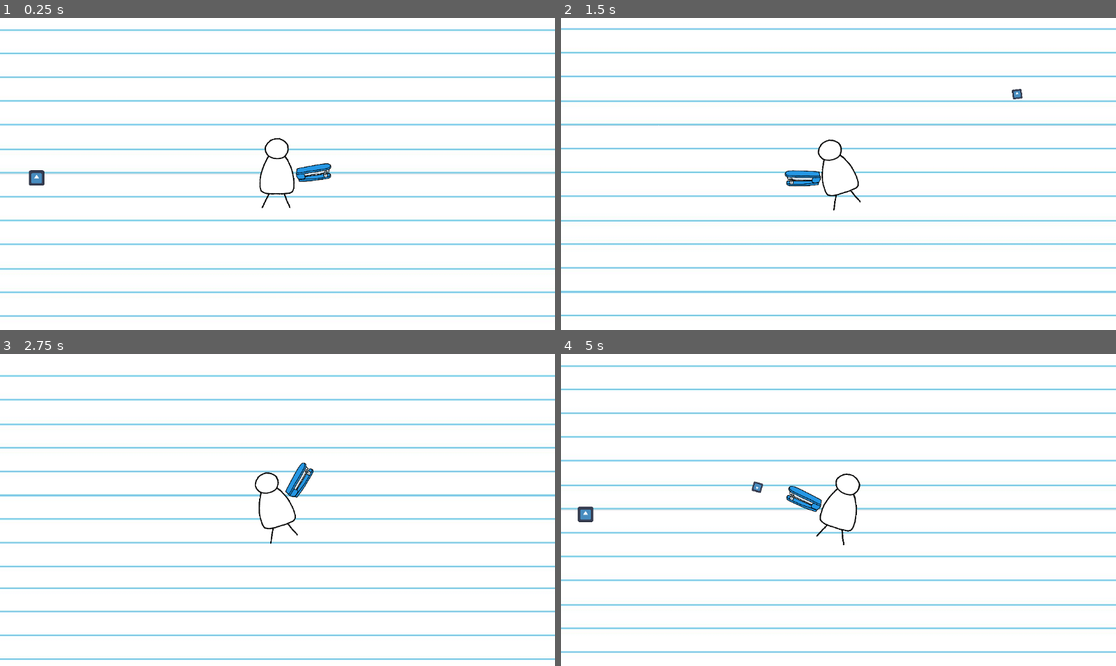
Above: before the commit, frames 1-4 (two rows, left to right).
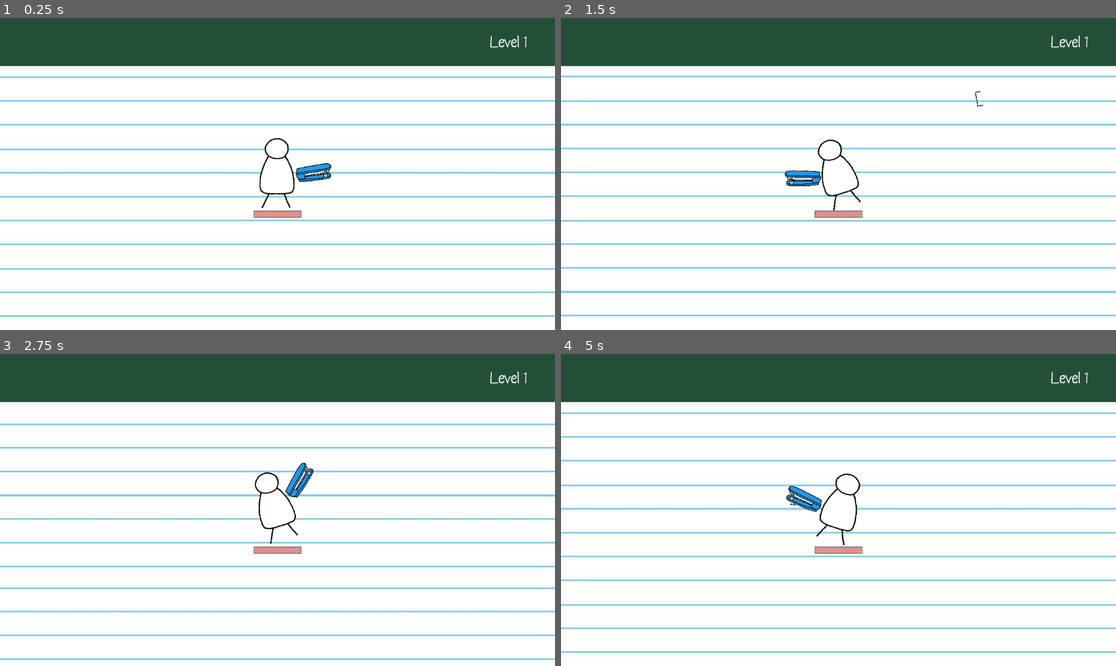
Above: after the commit, the same moments.

Repository: nandedeska/doodle-game
Game: Godot game, scene res://scenes/main.tscn
The game is run twice, just before and just after one commit, with the same random seed, the same clock (stepped at 60 frames per second) and the same inputs. The engine's default icon, where the game draws it, is replaced by a stand-in: a white triangle on a blue panel in a dark square.
Inputs (mouse positions are in pixels of both pictures, inside the frame that each line leads up to):
- Up to frame 1 (0.25 s): no input
- Up to frame 2 (1.5 s): move the mouse to (960, 158) at 0.52 s; hold D (right) 0.53-1.28 s; move the mouse to (727, 189) at 1.27 s; hold S (down) from 1.28 s (still down)
- Up to frame 3 (2.75 s): move the mouse to (333, 441) at 2.02 s; release S (down) at 2.03 s; hold D (right) from 2.03 s (still down)
- Up to frame 4 (5 s): move the mouse to (810, 572) at 2.77 s; release D (right) at 2.78 s; hold W (up) 2.78-3.53 s; move the mouse to (1005, 556) at 3.52 s; hold A (left) from 3.53 s (still down); move the mouse to (672, 463) at 4.27 s

The runs differ from the first frame. In frame 1, 16% of the frame differs, in the area x 0-100%, y 0-65%; in frame 2, 16%; in frame 3, 16%; in frame 4, 16%.

Commit message:
added features for culminating project presentation

Diff:
--- /dev/null
+++ b/loot.gd
@@ -0,0 +1,5 @@
+extends Area2D
+
+var player : CharacterBody2D
+var in_player_range := false
+var xp_value := 0
--- a/project.godot
+++ b/project.godot
@@ -62,6 +62,10 @@
 ]
 }
 
+[layer_names]
+
+2d_physics/layer_1="Enemy To Enemy"
+
 [rendering]
 
 renderer/rendering_method="mobile"
--- /dev/null
+++ b/scenes/apple.tscn
@@ -0,0 +1,22 @@
+[gd_scene load_steps=4 format=3 uid="uid://c0tvu3s62dwj6"]
+
+[ext_resource type="Script" path="res://scripts/hover.gd" id="1_8lnb7"]
+[ext_resource type="Texture2D" uid="uid://b2ian43sptvd" path="res://sprites/apple.png" id="1_l6uh5"]
+
+[sub_resource type="CircleShape2D" id="CircleShape2D_lbq3b"]
+radius = 20.0
+
+[node name="Apple" type="Area2D" groups=["loot"]]
+collision_layer = 16
+collision_mask = 0
+monitoring = false
+script = ExtResource("1_8lnb7")
+amplitude = 10.0
+frequency = 2.0
+
+[node name="Sprite2D" type="Sprite2D" parent="."]
+scale = Vector2(0.15, 0.15)
+texture = ExtResource("1_l6uh5")
+
+[node name="CollisionShape2D" type="CollisionShape2D" parent="."]
+shape = SubResource("CircleShape2D_lbq3b")
--- a/scenes/bullet.tscn
+++ b/scenes/bullet.tscn
@@ -1,9 +1,10 @@
 [gd_scene load_steps=4 format=3 uid="uid://bls2rkctw2oqw"]
 
 [ext_resource type="Script" path="res://scripts/bullet.gd" id="1_wls60"]
-[ext_resource type="Texture2D" uid="uid://cg7mido0r53vr" path="res://sprites/icon.svg" id="2_icmuc"]
+[ext_resource type="Texture2D" uid="uid://chmhubobyixxv" path="res://sprites/staple.png" id="2_c4yf1"]
 
 [sub_resource type="RectangleShape2D" id="RectangleShape2D_tqw2g"]
+size = Vector2(10, 30)
 
 [node name="Bullet" type="Area2D" groups=["bullet"]]
 collision_layer = 4
@@ -14,7 +15,8 @@
 shape = SubResource("RectangleShape2D_tqw2g")
 
 [node name="Sprite2D" type="Sprite2D" parent="."]
-scale = Vector2(0.15625, 0.15625)
-texture = ExtResource("2_icmuc")
+rotation = -0.0349066
+scale = Vector2(0.05, 0.05)
+texture = ExtResource("2_c4yf1")
 
 [connection signal="area_entered" from="." to="." method="_on_area_entered"]
--- a/scenes/main.tscn
+++ b/scenes/main.tscn
@@ -8,7 +8,11 @@
 [ext_resource type="Shader" uid="uid://duckv0vxw77ug" path="res://shaders/background.tres" id="5_vn3ma"]
 [ext_resource type="Script" path="res://scripts/bullet_counter.gd" id="7_eayxm"]
 [ext_resource type="Material" uid="uid://cns7uxy32dsfe" path="res://shaders/doodle_material.tres" id="9_7erps"]
-[ext_resource type="FontFile" uid="uid://d4dkao41m22v2" path="res://fonts/Have Idea.otf" id="10_6011a"]
+[ext_resource type="Texture2D" uid="uid://d1cltaqyc1656" path="res://sprites/bar_outline.png" id="9_plgmp"]
+[ext_resource type="FontFile" uid="uid://5jg61lxrege6" path="res://fonts/His Heart is Mine.ttf" id="9_snky4"]
+[ext_resource type="Texture2D" uid="uid://cox6f8x4wuwbs" path="res://sprites/hp_bar_fill.png" id="10_w2cdl"]
+[ext_resource type="Texture2D" uid="uid://dmhupxbcyysi" path="res://sprites/xp_bar_bg.png" id="11_4qxqo"]
+[ext_resource type="Texture2D" uid="uid://ikaa8o87uiby" path="res://sprites/xp_bar_fill.png" id="11_5ay4n"]
 
 [sub_resource type="ShaderMaterial" id="ShaderMaterial_vxnma"]
 shader = ExtResource("5_vn3ma")
@@ -16,8 +20,12 @@
 [sub_resource type="LabelSettings" id="LabelSettings_s2l0b"]
 font_color = Color(0, 0, 0, 1)
 
+[sub_resource type="LabelSettings" id="LabelSettings_ljn1a"]
+font = ExtResource("9_snky4")
+font_size = 32
+
 [sub_resource type="LabelSettings" id="LabelSettings_5enre"]
-font = ExtResource("10_6011a")
+font = ExtResource("9_snky4")
 font_size = 45
 
 [node name="Main" type="Node2D"]
@@ -25,6 +33,7 @@
 
 [node name="HoverObject" type="Node2D" parent="."]
 process_mode = 1
+visible = false
 script = ExtResource("1_605hu")
 amplitude = 10.0
 frequency = 2.0
@@ -169,6 +178,50 @@
 label_settings = SubResource("LabelSettings_s2l0b")
 horizontal_alignment = 1
 
+[node name="HP_Bar" type="TextureProgressBar" parent="CanvasLayer"]
+self_modulate = Color(1, 1, 1, 0.501961)
+material = ExtResource("9_7erps")
+anchors_preset = 8
+anchor_left = 0.5
+anchor_top = 0.5
+anchor_right = 0.5
+anchor_bottom = 0.5
+offset_left = -50.0
+offset_top = 76.0
+offset_right = 50.0
+offset_bottom = 91.0
+grow_horizontal = 2
+grow_vertical = 2
+max_value = 50.0
+value = 50.0
+texture_over = ExtResource("9_plgmp")
+texture_progress = ExtResource("10_w2cdl")
+
+[node name="XP_Bar" type="TextureProgressBar" parent="CanvasLayer"]
+material = ExtResource("9_7erps")
+anchors_preset = 5
+anchor_left = 0.5
+anchor_right = 0.5
+offset_left = -960.0
+offset_right = 960.0
+offset_bottom = 100.0
+grow_horizontal = 2
+max_value = 50.0
+value = 50.0
+texture_under = ExtResource("11_4qxqo")
+texture_progress = ExtResource("11_5ay4n")
+
+[node name="Level_Text" type="Label" parent="CanvasLayer"]
+anchors_preset = 1
+anchor_left = 1.0
+anchor_right = 1.0
+offset_left = -136.0
+offset_bottom = 100.0
+grow_horizontal = 0
+text = "Level 1"
+label_settings = SubResource("LabelSettings_ljn1a")
+vertical_alignment = 1
+
 [node name="UpgradePanel" type="Panel" parent="CanvasLayer"]
 visible = false
 anchors_preset = 8
@@ -184,7 +237,6 @@
 grow_vertical = 2
 
 [node name="Label" type="Label" parent="CanvasLayer/UpgradePanel"]
-material = ExtResource("9_7erps")
 layout_mode = 1
 anchors_preset = 5
 anchor_left = 0.5
--- a/scenes/player.tscn
+++ b/scenes/player.tscn
@@ -44,18 +44,19 @@
 "player_walk": SubResource("Animation_wutq3")
 }
 
+[sub_resource type="CircleShape2D" id="CircleShape2D_73l3r"]
+radius = 300.0
+
 [sub_resource type="ShaderMaterial" id="ShaderMaterial_knkgn"]
 
 [sub_resource type="CapsuleShape2D" id="CapsuleShape2D_cipva"]
 radius = 20.0
 height = 84.0
 
-[sub_resource type="CircleShape2D" id="CircleShape2D_73l3r"]
-radius = 300.0
-
 [node name="Player" type="CharacterBody2D" groups=["player"]]
 collision_layer = 2
-collision_mask = 2
+collision_mask = 6
+motion_mode = 1
 script = ExtResource("1_qhial")
 speed = 5.0
 
@@ -77,17 +78,33 @@
 [node name="Stapler" parent="." instance=ExtResource("4_ylj3o")]
 position = Vector2(64, 10)
 
-[node name="CollisionShape2D" type="CollisionShape2D" parent="."]
+[node name="XP_Bounds" type="Area2D" parent="."]
+collision_layer = 0
+collision_mask = 8
+monitorable = false
+
+[node name="CollisionShape2D" type="CollisionShape2D" parent="XP_Bounds"]
+shape = SubResource("CircleShape2D_73l3r")
+
+[node name="PlayerHitbox" type="Area2D" parent="."]
+collision_layer = 0
+collision_mask = 18
+monitorable = false
+
+[node name="CollisionShape2D" type="CollisionShape2D" parent="PlayerHitbox"]
 material = SubResource("ShaderMaterial_knkgn")
 position = Vector2(0, -5)
 shape = SubResource("CapsuleShape2D_cipva")
 
-[node name="Area2D" type="Area2D" parent="."]
-collision_layer = 0
-collision_mask = 8
-monitorable = false
+[node name="InvincibilityTimer" type="Timer" parent="PlayerHitbox"]
+wait_time = 0.5
+one_shot = true
 
-[node name="CollisionShape2D" type="CollisionShape2D" parent="Area2D"]
-shape = SubResource("CircleShape2D_73l3r")
+[node name="LootInterval" type="Timer" parent="."]
+wait_time = 30.0
+autostart = true
 
-[connection signal="area_entered" from="Area2D" to="." method="_on_area_2d_area_entered"]
+[connection signal="area_entered" from="XP_Bounds" to="." method="_on_area_2d_area_entered"]
+[connection signal="area_entered" from="PlayerHitbox" to="." method="_on_player_hitbox_area_entered"]
+[connection signal="timeout" from="PlayerHitbox/InvincibilityTimer" to="." method="_on_invincibility_timer_timeout"]
+[connection signal="timeout" from="LootInterval" to="." method="_on_loot_interval_timeout"]
--- /dev/null
+++ b/scenes/purple_enemy.tscn
@@ -0,0 +1,38 @@
+[gd_scene load_steps=6 format=3 uid="uid://tabf5msi00c5"]
+
+[ext_resource type="Script" path="res://scripts/enemy.gd" id="1_je6t8"]
+[ext_resource type="Material" uid="uid://cns7uxy32dsfe" path="res://shaders/doodle_material.tres" id="2_ongev"]
+[ext_resource type="Texture2D" uid="uid://d3lxxo033j5wf" path="res://sprites/enemy_1.png" id="3_1e3x4"]
+
+[sub_resource type="CircleShape2D" id="CircleShape2D_rx1lu"]
+
+[sub_resource type="RectangleShape2D" id="RectangleShape2D_v084q"]
+size = Vector2(64, 90)
+
+[node name="Enemy" type="RigidBody2D"]
+gravity_scale = 0.0
+lock_rotation = true
+script = ExtResource("1_je6t8")
+
+[node name="Sprite2D" type="Sprite2D" parent="."]
+y_sort_enabled = true
+material = ExtResource("2_ongev")
+scale = Vector2(0.25, 0.25)
+texture = ExtResource("3_1e3x4")
+
+[node name="Collider" type="CollisionShape2D" parent="."]
+shape = SubResource("CircleShape2D_rx1lu")
+
+[node name="Knockback Timer" type="Timer" parent="."]
+wait_time = 0.25
+
+[node name="Hitbox" type="Area2D" parent="." groups=["enemy"]]
+collision_layer = 2
+collision_mask = 0
+monitoring = false
+
+[node name="CollisionShape2D" type="CollisionShape2D" parent="Hitbox"]
+shape = SubResource("RectangleShape2D_v084q")
+
+[connection signal="timeout" from="Knockback Timer" to="." method="_on_knockback_timer_timeout"]
+[connection signal="body_entered" from="Hitbox" to="." method="_on_hitbox_body_entered"]
--- a/scenes/stapler.tscn
+++ b/scenes/stapler.tscn
@@ -12,7 +12,7 @@
 flip_h = true
 script = ExtResource("3_0uvna")
 orbit_radius = 75.0
-bullet_spawn_offset = Vector2(100, 0)
+bullet_spawn_offset = Vector2(20, 0)
 bullet_damage = 20
 knockback_power = 200.0
 
--- a/scenes/upgrade_option.tscn
+++ b/scenes/upgrade_option.tscn
@@ -2,16 +2,18 @@
 
 [ext_resource type="Texture2D" uid="uid://cg7mido0r53vr" path="res://sprites/icon.svg" id="1_njd7b"]
 [ext_resource type="Script" path="res://scripts/upgrade_option.gd" id="1_onnu4"]
-[ext_resource type="Material" uid="uid://cns7uxy32dsfe" path="res://shaders/doodle_material.tres" id="2_3e8ml"]
 [ext_resource type="FontFile" uid="uid://d4dkao41m22v2" path="res://fonts/Have Idea.otf" id="3_5glci"]
+[ext_resource type="FontFile" uid="uid://5jg61lxrege6" path="res://fonts/His Heart is Mine.ttf" id="5_qax7i"]
 
 [sub_resource type="Theme" id="Theme_f3o7f"]
 
 [sub_resource type="LabelSettings" id="LabelSettings_f1w3t"]
+font = ExtResource("5_qax7i")
 font_size = 24
 font_color = Color(0, 0, 0, 1)
 
 [sub_resource type="LabelSettings" id="LabelSettings_ec45n"]
+font = ExtResource("5_qax7i")
 font_color = Color(0, 0, 0, 1)
 
 [node name="UpgradeOption" type="ColorRect"]
@@ -28,7 +30,6 @@
 grow_horizontal = 2
 grow_vertical = 2
 theme = SubResource("Theme_f3o7f")
-color = Color(0.54902, 0.54902, 0.54902, 1)
 script = ExtResource("1_onnu4")
 
 [node name="UpgradeButton" type="Button" parent="."]
@@ -51,7 +52,7 @@
 offset_right = 95.0
 offset_bottom = 37.5
 grow_vertical = 2
-color = Color(0, 0, 0, 1)
+color = Color(0.772549, 0.8, 0.913725, 1)
 
 [node name="UpgradeIcon" type="TextureRect" parent="ColorRect"]
 layout_mode = 1
@@ -70,11 +71,10 @@
 expand_mode = 2
 
 [node name="DisplayName" type="Label" parent="."]
-material = ExtResource("2_3e8ml")
 layout_mode = 1
-offset_left = 100.0
+offset_left = 110.0
 offset_top = 12.0
-offset_right = 430.0
+offset_right = 440.0
 offset_bottom = 50.0
 size_flags_vertical = 0
 theme_override_fonts/font = ExtResource("3_5glci")
@@ -83,11 +83,10 @@
 vertical_alignment = 1
 
 [node name="Description" type="Label" parent="."]
-material = ExtResource("2_3e8ml")
 layout_mode = 2
-offset_left = 100.0
+offset_left = 110.0
 offset_top = 50.0
-offset_right = 430.0
+offset_right = 440.0
 offset_bottom = 79.0
 size_flags_vertical = 0
 theme_override_fonts/font = ExtResource("3_5glci")
--- a/scenes/xp_orb.tscn
+++ b/scenes/xp_orb.tscn
@@ -1,7 +1,7 @@
 [gd_scene load_steps=4 format=3 uid="uid://d0fv1ubbw67a2"]
 
-[ext_resource type="Texture2D" uid="uid://cg7mido0r53vr" path="res://sprites/icon.svg" id="1_rhf1m"]
 [ext_resource type="Script" path="res://scripts/xp_orb.gd" id="2_cj4b3"]
+[ext_resource type="Texture2D" uid="uid://dnhcpbpuv1owy" path="res://sprites/xp_orb.png" id="2_g65nn"]
 
 [sub_resource type="CircleShape2D" id="CircleShape2D_faeff"]
 radius = 64.0078
@@ -14,7 +14,8 @@
 script = ExtResource("2_cj4b3")
 
 [node name="Sprite2D" type="Sprite2D" parent="."]
-texture = ExtResource("1_rhf1m")
+scale = Vector2(0.3, 0.3)
+texture = ExtResource("2_g65nn")
 
 [node name="CollisionShape2D" type="CollisionShape2D" parent="."]
 shape = SubResource("CircleShape2D_faeff")
--- a/scenes/enemy.tscn
+++ b/scenes/yellow_enemy.tscn
@@ -1,26 +1,28 @@
-[gd_scene load_steps=6 format=3 uid="uid://tabf5msi00c5"]
+[gd_scene load_steps=6 format=3 uid="uid://kttl6mal3w63"]
 
 [ext_resource type="Script" path="res://scripts/enemy.gd" id="1_mos0e"]
-[ext_resource type="Texture2D" uid="uid://cg7mido0r53vr" path="res://sprites/icon.svg" id="1_nncgs"]
 [ext_resource type="Material" uid="uid://cns7uxy32dsfe" path="res://shaders/doodle_material.tres" id="2_ongpq"]
+[ext_resource type="Texture2D" uid="uid://ckob356ak8b77" path="res://sprites/enemy_2.png" id="3_niqct"]
 
 [sub_resource type="CircleShape2D" id="CircleShape2D_rx1lu"]
 
 [sub_resource type="RectangleShape2D" id="RectangleShape2D_v084q"]
-size = Vector2(64, 116)
+size = Vector2(100, 120)
 
 [node name="Enemy" type="RigidBody2D"]
 gravity_scale = 0.0
 lock_rotation = true
 script = ExtResource("1_mos0e")
-xp_value = 10000
+health = 200
+speed = 30.0
+damage = 25
+xp_value = 40
 
 [node name="Sprite2D" type="Sprite2D" parent="."]
 y_sort_enabled = true
 material = ExtResource("2_ongpq")
-rotation = 3.14159
-scale = Vector2(0.5, 0.9)
-texture = ExtResource("1_nncgs")
+scale = Vector2(0.25, 0.25)
+texture = ExtResource("3_niqct")
 
 [node name="Collider" type="CollisionShape2D" parent="."]
 shape = SubResource("CircleShape2D_rx1lu")
--- a/scripts/enemy.gd
+++ b/scripts/enemy.gd
@@ -2,11 +2,12 @@
 
 const EXP_ORB = preload("res://scenes/xp_orb.tscn")
 
-@export var maximum_health : int = 50
-var health := maximum_health
+@export var health : int = 50
 @export var speed := 50.0
+@export var damage : int = 10
 var player : CharacterBody2D
-@export var xp_value := 5
+@export var xp_value : int = 5
+@onready var sprite := $Sprite2D
 
 var is_hit : bool
 var direction := Vector2.ZERO
@@ -18,6 +19,7 @@
 
 
 func _physics_process(delta: float) -> void:
+	var frames = Engine.get_process_frames()
 	direction = (player.position - position).normalized()
 	var distance_to_player = position.distance_to(player.position)
 
@@ -32,20 +34,25 @@
 
 	if distance_to_player > 5:
 		if distance_to_player > 3000:
-			if Engine.get_process_frames() % 30 == 0:
+			if frames % 30 == 0:
 				movement += direction * speed * delta
 		elif distance_to_player > 1500:
-			if Engine.get_process_frames() % 15 == 0:
+			if frames % 15 == 0:
 				movement += direction * speed * delta
 		else:
 			movement += direction * speed * delta
-
 
 	if is_hit:
 #		translate(knockback_direction * delta)
 		movement += knockback_direction * delta
 
 	move_and_collide(movement)
+
+	if frames % 10:
+		if position.x < player.position.x:
+			sprite.flip_h = false
+		else:
+			sprite.flip_h = true
 
 
 func hit(damage: int, knockback: Vector2) -> void:
--- a/scripts/enemy_manager.gd
+++ b/scripts/enemy_manager.gd
@@ -1,6 +1,9 @@
 extends Node
 
-const  ENEMY = preload("res://scenes/enemy.tscn")
+const ENEMIES = [
+	preload("res://scenes/purple_enemy.tscn"),
+	preload("res://scenes/yellow_enemy.tscn"),
+]
 
 @onready var time_start := Time.get_ticks_msec()
 @export var player : CharacterBody2D
@@ -22,7 +25,7 @@
 
 
 func spawn() -> void:
-	var enemy = ENEMY.instantiate()
+	var enemy = ENEMIES.pick_random().instantiate()
 	$"/root".add_child.call_deferred(enemy)
 	enemy.player = player
 
--- a/scripts/hover.gd
+++ b/scripts/hover.gd
@@ -3,8 +3,13 @@
 @onready var time_start := Time.get_ticks_msec()
 @export var amplitude : float
 @export var frequency : float
+var initial_y_position : float
+
+
+func _ready() -> void:
+	initial_y_position = position.y
 
 
 func _process(delta: float) -> void:
 	var elapsed_time : int = Time.get_ticks_msec() - time_start
-	position.y = sin(elapsed_time * frequency / 500) * amplitude
+	position.y = initial_y_position + sin(elapsed_time * frequency / 500) * amplitude
--- a/scripts/player.gd
+++ b/scripts/player.gd
@@ -1,9 +1,14 @@
 extends CharacterBody2D
 
 @export var speed : float
+var speed_multiplier := 1.0
+@export var maximum_health : int = 50
+var health := maximum_health
+var invincible := false
+var fire_rate : float = 1
 @onready var animation_player := $PlayerSprite/AnimationPlayer
-var xp := 0
-var level := 1
+var xp : int = 0
+var level : int = 1
 
 var collected_upgrades = []
 var upgrade_options = []
@@ -11,9 +16,12 @@
 @onready var upgrade_option_container = $"../CanvasLayer/UpgradePanel/UpgradeOptions"
 var upgrade_option_scene = preload("res://scenes/upgrade_option.tscn")
 
+var apple_scene = preload("res://scenes/apple.tscn")
+
+
 func _process(delta: float) -> void:
 	var direction := Input.get_vector("left", "right", "up", "down")
-	velocity = direction * speed * 100
+	velocity = direction * speed * speed_multiplier * 100
 	move_and_slide()
 
 	if (velocity == Vector2.ZERO):
@@ -23,9 +31,22 @@
 
 	$"../CanvasLayer/Debug/XP Counter".text = "%s XP" % xp
 	$"../CanvasLayer/Debug/Level Text".text = "Level %s" % level
+	$"../CanvasLayer/XP_Bar".value = xp
 
 	if xp >= (25 * pow(2, level)):
 		level_up()
+
+
+func damage(damage_amount: float) -> void:
+	health -= damage_amount
+	$"../CanvasLayer/HP_Bar".value = health
+	print(health)
+	if health <= 0:
+		death()
+
+
+func death() -> void:
+	pass
 
 
 func level_up() -> void:
@@ -37,17 +58,30 @@
 	while upgrade_options < upgrade_options_max:
 		var option = upgrade_option_scene.instantiate()
 		option.upgrade = get_random_upgrade()
-
-		if option.upgrade == null:
-			option.upgrade = "debug"
-
 		upgrade_option_container.add_child(option)
 		upgrade_options += 1
 	Signals.emit_signal("pause_game", true)
-	print(collected_upgrades)
+#	print(collected_upgrades)
 
 
-func upgrade_player(upgrade) -> void:
+func upgrade_player(upgrade: String) -> void:
+	match upgrade:
+		"player_speed_1":
+			speed_multiplier = 1.25
+		"player_speed_2":
+			speed_multiplier = 1.5
+		"fire_rate_1":
+			fire_rate = 1.5
+		"fire_rate_2":
+			fire_rate = 2
+		"fire_rate_3":
+			fire_rate = 2.5
+		"maximum_health_1":
+			maximum_health += 50
+			health = maximum_health
+			$"../CanvasLayer/HP_Bar".max_value = maximum_health
+			$"../CanvasLayer/HP_Bar".value = health
+
 	var option_children = upgrade_option_container.get_children()
 	for option in option_children:
 		option.queue_free()
@@ -55,18 +89,20 @@
 	collected_upgrades.append(upgrade)
 	upgrade_panel.visible = false
 	Signals.emit_signal("pause_game", false)
+	$"../CanvasLayer/XP_Bar".max_value = (25 * pow(2, level))
+	$"../CanvasLayer/Level_Text".text = "Level %s" % level
 
 
-func get_random_upgrade():
+func get_random_upgrade() -> String:
 	var upgrade_list = []
 	for upgrade in UpgradeManager.UPGRADES:
 		# do preliminary checks
 		if upgrade in collected_upgrades:
+			continue
+		if upgrade in upgrade_options:
+			continue
+		if UpgradeManager.UPGRADES[upgrade]["type"] == "debug":
 			pass
-		elif upgrade in upgrade_options:
-			pass
-#		if UpgradeManager.UPGRADES[upgrade]["type"] != "character":
-#			pass
 
 		# check for prerequisites
 		elif UpgradeManager.UPGRADES[upgrade]["prerequisites"].size() > 0:
@@ -75,14 +111,49 @@
 					upgrade_list.append(upgrade)
 		else:
 			upgrade_list.append(upgrade)
-	print(upgrade_list)
+#	print(upgrade_list)
 	if upgrade_list.size() > 0:
 		var random_upgrade = upgrade_list.pick_random()
 		upgrade_options.append(random_upgrade)
 		return random_upgrade
 	else:
-		return null
+		return "debug"
 
 
-func _on_area_2d_area_entered(area):
-	area.in_player_range = true
+func spawn_loot() -> void:
+	var radius := 500.0
+	var theta := deg_to_rad(randf_range(0.0, 360.0))
+#	print(theta)
+	var x = position.x + radius * cos(theta)
+	var y = position.y + radius * sin(theta)
+
+	var loot = apple_scene.instantiate()
+	loot.position = Vector2(x, y)
+	$"..".add_child(loot)
+#	print(loot.position)
+
+
+func _on_area_2d_area_entered(area: Area2D) -> void:
+		area.in_player_range = true
+
+
+func _on_player_hitbox_area_entered(area: Area2D) -> void:
+	if area.is_in_group("enemy") and not invincible:
+		damage(area.get_parent().damage)
+		invincible = true
+		$PlayerHitbox/InvincibilityTimer.start()
+	elif area.is_in_group("loot"):
+		if health < maximum_health:
+			health += 10
+			if health > maximum_health:
+				health = maximum_health
+			$"../CanvasLayer/HP_Bar".value = health
+			area.queue_free()
+
+
+func _on_invincibility_timer_timeout():
+	invincible = false
+
+
+func _on_loot_interval_timeout():
+	spawn_loot()
--- a/scripts/signals.gd
+++ b/scripts/signals.gd
@@ -1,7 +1,7 @@
 extends Node
 
-signal pause_game(toggle)
-signal select_upgrade(upgrade)
+signal pause_game(toggle: bool)
+signal select_upgrade(upgrade: String)
 
 @onready var player = get_tree().get_first_node_in_group("player")
 
@@ -11,5 +11,5 @@
 	connect("select_upgrade", Callable(player, "upgrade_player"))
 
 
-func toggle_pause(toggle) -> void:
+func toggle_pause(toggle: bool) -> void:
 	get_tree().paused = toggle
--- a/scripts/upgrades.gd
+++ b/scripts/upgrades.gd
@@ -31,6 +31,13 @@
 		"prerequisites": ["fire_rate_1"],
 		"type": "weapon",
 	},
+	"fire_rate_3": {
+		"icon": ICON_PATH + "fire_rate.png",
+		"display_name": "Faster Fire Rate III",
+		"description": "Fire rate is increased to 2.5x the base speed.",
+		"prerequisites": ["fire_rate_2"],
+		"type": "weapon",
+	},
 	"maximum_health_1": {
 		"icon": ICON_PATH + "hp_max.png",
 		"display_name": "Increase Max HP",
--- a/scripts/weapon.gd
+++ b/scripts/weapon.gd
@@ -9,11 +9,12 @@
 @export var bullet_spawn_offset : Vector2
 @export var bullet_damage : int
 @export var knockback_power : float
+@export var fire_interval := 1.0
 
 
 func _process(delta: float) -> void:
 	var mouse_pos : Vector2 = get_global_mouse_position()
-	rotation = atan2((mouse_pos.y - $"..".position.y), (mouse_pos.x - $"..".position.x))
+	rotation = atan2((mouse_pos.y - player.position.y), (mouse_pos.x - player.position.x))
 	# look_at(Vector2(mouse_pos.x, mouse_pos.y))
 	if orbit_radius > 0:
 		position = Vector2(orbit_radius * cos(rotation), orbit_radius * sin(rotation))
@@ -37,5 +38,7 @@
 	bullet.setup(global_position, global_rotation,
 			Vector2.RIGHT.rotated(global_rotation), bullet_spawn_offset,
 			bullet_damage, knockback_power)
+	$ShootInterval.wait_time = fire_interval / player.fire_rate
+	$ShootInterval.start()
 
 	$"/root".add_child(bullet)
--- a/scripts/xp_orb.gd
+++ b/scripts/xp_orb.gd
@@ -4,11 +4,11 @@
 var in_player_range := false
 var xp_value := 0
 
-func _physics_process(delta) -> void:
+func _physics_process(delta: float) -> void:
 	if in_player_range:
-		position = position.lerp(player.position, delta * 5)
+		position = position.lerp(player.position, 0.08)
 
-		if Engine.get_process_frames() % 10 == 0:
+		if Engine.get_process_frames() % 4 == 0:
 			if position.distance_squared_to(player.position) < 2500:
 				player.xp += xp_value
 				queue_free()
Binary file added: fonts/His Heart is Mine.ttf
Not shown, added: fonts/His Heart is Mine.ttf.import
Binary file added: fonts/KidsDaddy-WyAqz.otf
Not shown, added: fonts/KidsDaddy-WyAqz.otf.import
Not shown: 1 places in scenes/main.tscn that only renumber resources
Binary file added: sprites/apple.png
Not shown, added: sprites/apple.png.import
Binary file added: sprites/bar_outline.png
Not shown, added: sprites/bar_outline.png.import
Binary file added: sprites/enemy_1.png
Not shown, added: sprites/enemy_1.png.import
Binary file added: sprites/enemy_2.png
(and 14 more such lines)
